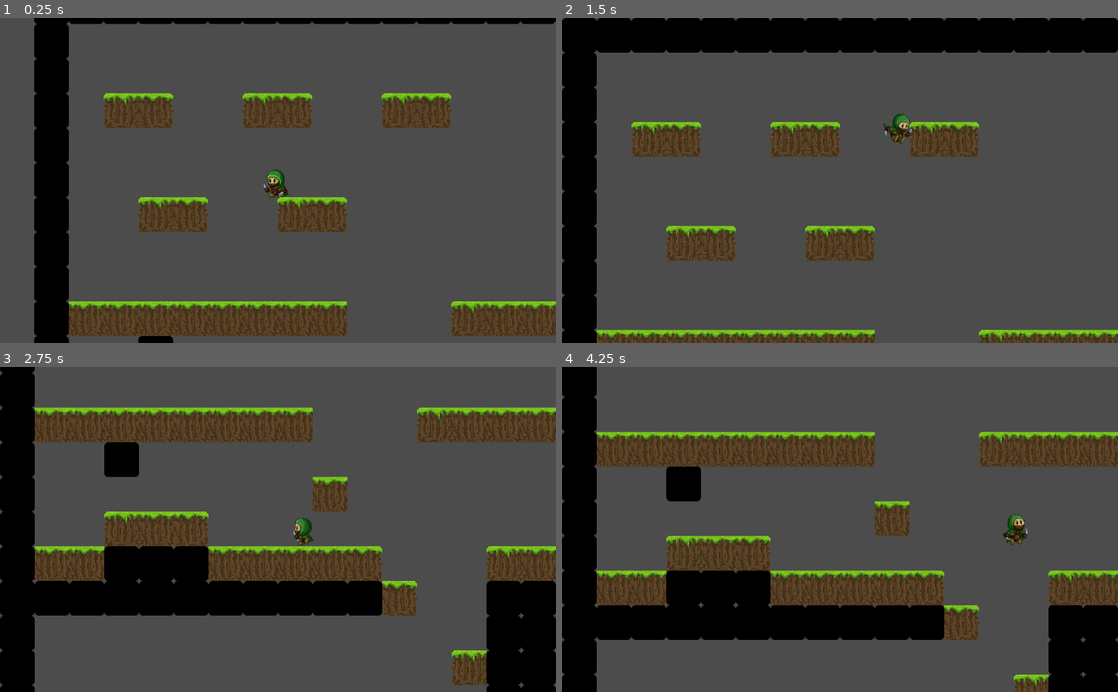
Above: before the commit, frames 1-4 (two rows, left to right).
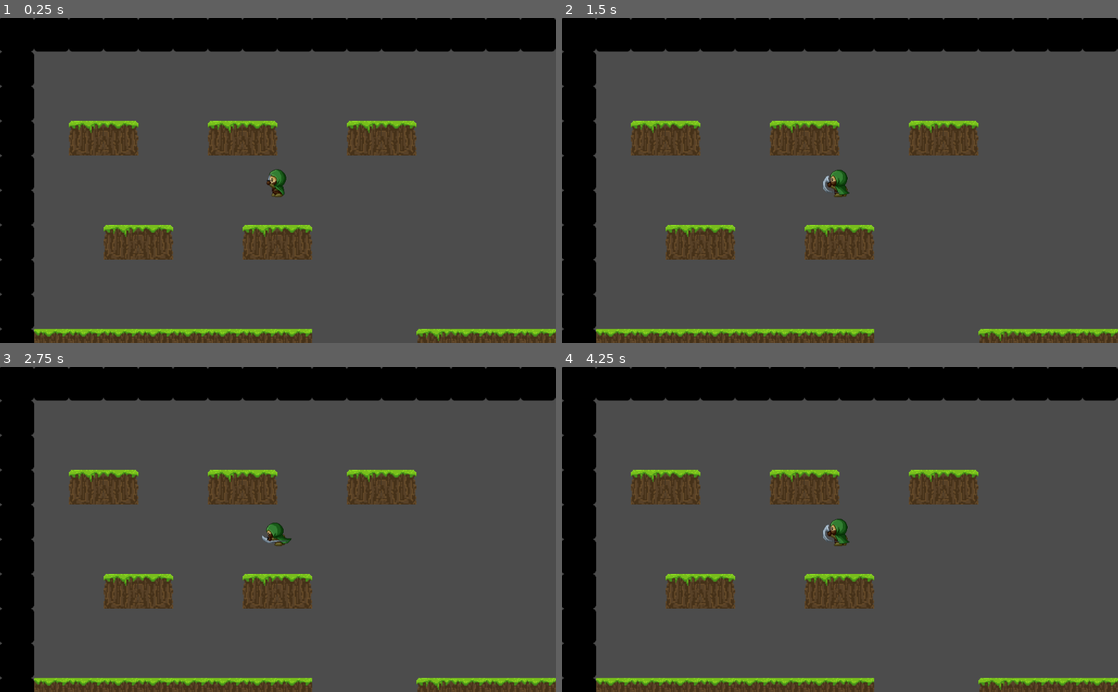
Above: after the commit, the same moments.

Repository: ClaudioKamoda/Eclipse-of-Medina
Game: Godot game, scene res://cenas/main.tscn
Two runs of this game, one before a commit and one after it. Both use one fixed random seed, a clock stepped at 60 frames per second and the inputs below. The engine's default icon, where the game draws it, is replaced by a stand-in: a white triangle on a blue panel in a dark square.
Inputs:
- Up to frame 1 (0.25 s): no input
- Up to frame 2 (1.5 s): hold J (attack) 0.53-1.28 s; hold D (move_right) from 0.53 s (still down); tap W (jump) at 0.77, 0.8, 1.07, 1.35 s
- Up to frame 3 (2.75 s): tap W (jump) at 1.52, 1.82, 2.3 s; tap J (attack) at 1.55 s; release D (move_right) at 2.03 s; hold A (move_left) from 2.03 s (still down); hold J (attack) from 2.03 s (still down)
- Up to frame 4 (4.25 s): release A (move_left) at 2.78 s; release J (attack) at 2.78 s; hold D (move_right) from 2.78 s (still down); tap K (dash) at 2.85 s; tap W (jump) at 3.02, 3.32, 3.77, 3.8, 4.07 s; tap J (attack) at 3.05 s; hold J (attack) from 3.53 s (still down)

The runs differ from the first frame. In frame 1, 40% of the frame differs, in the area x 0-100%, y 0-100%; in frame 2, 3.8%; in frame 3, 48%; in frame 4, 45%.
Error after the commit: Parse Error: Variable "Particles" shadows a native class. (res://scripts/player.gd:13)

Commit message:
Attack collision

Diff:
--- a/cenas/main.tscn
+++ b/cenas/main.tscn
@@ -1,9 +1,10 @@
-[gd_scene load_steps=11 format=2]
+[gd_scene load_steps=14 format=2]
 
 [ext_resource path="res://cenas/player.tscn" type="PackedScene" id=1]
 [ext_resource path="res://icon.png" type="Texture" id=2]
 [ext_resource path="res://imagens/Tileset/Tiles_64x64.png" type="Texture" id=3]
-[ext_resource path="res://cenas/camera_snap.tscn" type="PackedScene" id=4]
+[ext_resource path="res://imagens/Tileset/poste.png" type="Texture" id=4]
+[ext_resource path="res://cenas/camera_snap.tscn" type="PackedScene" id=5]
 
 [sub_resource type="ConvexPolygonShape2D" id=1]
 points = PoolVector2Array( 0, 0, 64, 0, 64, 64, 0, 64 )
@@ -19,6 +20,9 @@
 
 [sub_resource type="ConvexPolygonShape2D" id=5]
 points = PoolVector2Array( 0, 64, 64, 0, 64, 64, 0, 64 )
+
+[sub_resource type="ConvexPolygonShape2D" id=7]
+points = PoolVector2Array( 24.4007, 31.3454, 27.7765, 25.7671, 36.5136, 25.6927, 40.2347, 31.7953, 40.2835, 39.9069, 53.1487, 39.9052, 55.1042, 45.0572, 52.6929, 47.4685, 39.0291, 46.6647, 39.4309, 63.9455, 55.2482, 63.9292, 56.7018, 66.3517, 55.2482, 68.6128, 39.0291, 68.768, 38.9362, 86.0934, 58.6398, 85.9319, 61.0624, 90.1311, 59.123, 92.8806, 39.8328, 93.2825, 39.0291, 103.731, 54.7023, 103.731, 57.1136, 106.946, 55.506, 110.161, 38.6272, 109.76, 39.4309, 125.433, 33.4028, 128, 24.5615, 127.04, 24.9633, 95.2919, 6.73003, 94.7132, 5.14114, 92.0962, 8.88824, 89.6656, 23.7577, 89.6656, 24.5615, 73.1887, 3.72797, 73.135, 4.697, 68.7743, 24.0777, 68.7743, 24.5615, 59.1229, 18.5865, 59.084, 16.3254, 56.1769, 17.7789, 54.0773, 24.6751, 53.9264, 24.6751, 49.4402, 5.88885, 49.1598, 3.08494, 47.6644, 2.80455, 43.4585, 24.9633, 43.4497 )
 
 [sub_resource type="TileSet" id=6]
 0/name = "icon.png 0"
@@ -111,6 +115,26 @@
 5/navigation_offset = Vector2( 0, 0 )
 5/shapes = [  ]
 5/z_index = 0
+6/name = "poste.png 6"
+6/texture = ExtResource( 4 )
+6/tex_offset = Vector2( 0, 0 )
+6/modulate = Color( 1, 1, 1, 1 )
+6/region = Rect2( 0, 0, 64, 128 )
+6/tile_mode = 0
+6/occluder_offset = Vector2( 0, 0 )
+6/navigation_offset = Vector2( 0, 0 )
+6/shapes = [ {
+"autotile_coord": Vector2( 0, 0 ),
+"one_way": false,
+"one_way_margin": 1.0,
+"shape": SubResource( 7 ),
+"shape_transform": Transform2D( 1, 0, 0, 1, 0, 0 )
+} ]
+6/z_index = 0
+
+[sub_resource type="CapsuleShape2D" id=8]
+radius = 22.7271
+height = 54.321
 
 [node name="main" type="Node"]
 
@@ -120,45 +144,53 @@
 [node name="TileMap" type="TileMap" parent="."]
 tile_set = SubResource( 6 )
 format = 1
-tile_data = PoolIntArray( 0, 0, 0, 1, 0, 0, 2, 0, 0, 3, 0, 0 …(2986 unchanged characters)… , 3, 0, 851983, 1, 0, 851984, 2, 0, 851993, 0, 0, 851994, 0, 0, 851995, 0, 0, 851996, 0, 0, 851997, 0, 0, 851998, 0, 0, 851999, 0, 0, 852000, 0, 0, 852043, 0, 0, 852044, 0, 0, 852045, 0, 0, 852049, 0, 0, 852050, 0, 0, 852051, 0, 0, 852054, 0, 0, 917504, 0, 0, 917505, 0, 0, 917506, 0, 0, 917507, 0, 0, 917508, 0, 0, 917509, 0, 0, 917510, 0, 0, 917511, 0, 0, 917512, 0, 0, 917513, 0, 0, 917514, 0, 0, 917515, 2, 0, 917518, 0, 0, 917519, 0, 0, 917520, 0, 0, 917529, 0, 0, 917530, 0, 0, 917531, …(11406 unchanged characters)…
+tile_data = PoolIntArray( 0, 0, 0, 1, 0, 0, 2, 0, 0, 3, 0, 0 …(2986 unchanged characters)… , 3, 0, 851983, 1, 0, 851984, 2, 0, 851988, 6, 0, 851993, 0, 0, 851994, 0, 0, 851995, 0, 0, 851996, 0, 0, 851997, 0, 0, 851998, 0, 0, 851999, 0, 0, 852000, 0, 0, 852043, 0, 0, 852044, 0, 0, 852045, 0, 0, 852049, 0, 0, 852050, 0, 0, 852051, 0, 0, 852054, 0, 0, 917504, 0, 0, 917505, 0, 0, 917506, 0, 0, 917507, 0, 0, 917508, 0, 0, 917509, 0, 0, 917510, 0, 0, 917511, 0, 0, 917512, 0, 0, 917513, 0, 0, 917514, 0, 0, 917515, 2, 0, 917518, 0, 0, 917519, 0, 0, 917520, 0, 0, 917524, 6, 0, 917529, 0, 0, 917530, 0, 0, 917531, …(11406 unchanged characters)…
 
-[node name="camera_snap" parent="." instance=ExtResource( 4 )]
+[node name="camera_snap" parent="." instance=ExtResource( 5 )]
 scale = Vector2( 1, 4.65227 )
 
-[node name="camera_snap4" parent="." instance=ExtResource( 4 )]
+[node name="camera_snap4" parent="." instance=ExtResource( 5 )]
 position = Vector2( 1023.81, 599.69 )
 
-[node name="camera_snap6" parent="." instance=ExtResource( 4 )]
+[node name="camera_snap6" parent="." instance=ExtResource( 5 )]
 position = Vector2( -1440.75, 2082.07 )
 scale = Vector2( 1.40365, 1.20563 )
 
-[node name="camera_snap5" parent="." instance=ExtResource( 4 )]
+[node name="camera_snap5" parent="." instance=ExtResource( 5 )]
 position = Vector2( -1024.14, 1169.43 )
 scale = Vector2( 0.999522, 1.52103 )
 
-[node name="camera_snap2" parent="." instance=ExtResource( 4 )]
+[node name="camera_snap2" parent="." instance=ExtResource( 5 )]
 position = Vector2( 1024, 0 )
 
-[node name="camera_snap3" parent="." instance=ExtResource( 4 )]
+[node name="camera_snap3" parent="." instance=ExtResource( 5 )]
 position = Vector2( 2048, 0 )
 scale = Vector2( 1.1993, 1.02156 )
 
-[node name="camera_snap7" parent="." instance=ExtResource( 4 )]
+[node name="camera_snap7" parent="." instance=ExtResource( 5 )]
 position = Vector2( 3273.31, 2.659 )
 scale = Vector2( 1.1993, 1.02156 )
 
-[node name="camera_snap9" parent="." instance=ExtResource( 4 )]
+[node name="camera_snap9" parent="." instance=ExtResource( 5 )]
 position = Vector2( 3273.31, 617.646 )
 scale = Vector2( 1.1993, 1.1174 )
 
-[node name="camera_snap11" parent="." instance=ExtResource( 4 )]
+[node name="camera_snap11" parent="." instance=ExtResource( 5 )]
 position = Vector2( 3273.31, 1288.54 )
 scale = Vector2( 1.1993, 1.02156 )
 
-[node name="camera_snap10" parent="." instance=ExtResource( 4 )]
+[node name="camera_snap10" parent="." instance=ExtResource( 5 )]
 position = Vector2( 2048, 612.987 )
 scale = Vector2( 1.1993, 2.14226 )
 
-[node name="camera_snap8" parent="." instance=ExtResource( 4 )]
+[node name="camera_snap8" parent="." instance=ExtResource( 5 )]
 position = Vector2( 4498.63, 2.659 )
 scale = Vector2( 1, 2.14534 )
+
+[node name="PosteTreino" type="Area2D" parent="." groups=[
+"hurtbox",
+]]
+
+[node name="CollisionShape2D" type="CollisionShape2D" parent="PosteTreino"]
+position = Vector2( 1310.97, 909.809 )
+shape = SubResource( 8 )
--- a/cenas/player.tscn
+++ b/cenas/player.tscn
@@ -49,10 +49,35 @@
 "speed": 5.0
 } ]
 
-[sub_resource type="RectangleShape2D" id=4]
+[sub_resource type="RectangleShape2D" id=2]
+extents = Vector2( 10, 16.9366 )
+
+[sub_resource type="Gradient" id=8]
+colors = PoolColorArray( 0.745098, 0.745098, 0.745098, 1, 1, 1, 1, 0 )
+
+[sub_resource type="GradientTexture" id=9]
+gradient = SubResource( 8 )
+
+[sub_resource type="ParticlesMaterial" id=7]
+flag_disable_z = true
+spread = 180.0
+gravity = Vector3( 0, 0, 0 )
+initial_velocity = 50.0
+angular_velocity = 10.0
+angular_velocity_random = 1.0
+orbit_velocity = 0.0
+orbit_velocity_random = 0.0
+linear_accel = 19.28
+radial_accel = 43.37
+angle = 360.0
+scale = 2.0
+scale_random = 0.34
+color_ramp = SubResource( 9 )
+
+[sub_resource type="RectangleShape2D" id=3]
 extents = Vector2( 18.4022, 28.4622 )
 
-[sub_resource type="RectangleShape2D" id=3]
+[sub_resource type="RectangleShape2D" id=4]
 extents = Vector2( 24.7294, 31.975 )
 
 [node name="player" type="KinematicBody2D"]
@@ -65,17 +90,40 @@
 [node name="AnimatedSprite" type="AnimatedSprite" parent="."]
 frames = SubResource( 1 )
 animation = "Atacar"
-frame = 3
+frame = 4
 playing = true
 offset = Vector2( -22, -14 )
 flip_h = true
+
+[node name="SwordHit" type="Area2D" parent="AnimatedSprite"]
+
+[node name="SwordHit" type="CollisionShape2D" parent="AnimatedSprite/SwordHit"]
+position = Vector2( -27.15, 5.098 )
+shape = SubResource( 2 )
+disabled = true
+
+[node name="Particles2D" type="Particles2D" parent="AnimatedSprite/SwordHit"]
+position = Vector2( -30.8328, 4.28205 )
+emitting = false
+lifetime = 0.4
+one_shot = true
+speed_scale = 0.7
+process_material = SubResource( 7 )
+
+[node name="Particles2D2" type="Particles2D" parent="AnimatedSprite/SwordHit"]
+position = Vector2( -30.8328, 4.28205 )
+emitting = false
+lifetime = 0.4
+one_shot = true
+speed_scale = 0.7
+process_material = SubResource( 7 )
 
 [node name="StateMachine" type="Node2D" parent="."]
 script = ExtResource( 25 )
 
 [node name="CollisionShape2D" type="CollisionShape2D" parent="."]
 position = Vector2( -2.56601, 4.18497 )
-shape = SubResource( 4 )
+shape = SubResource( 3 )
 
 [node name="timer_dash" type="Timer" parent="."]
 wait_time = 0.15
@@ -98,10 +146,11 @@
 [node name="CollisionShape2D" type="CollisionShape2D" parent="CameraHandler"]
 visible = false
 position = Vector2( -1.16635, 0 )
-shape = SubResource( 3 )
+shape = SubResource( 4 )
 
 [node name="CameraTween" type="Tween" parent="CameraHandler"]
 [connection signal="animation_finished" from="AnimatedSprite" to="." method="_on_AnimatedSprite_animation_finished"]
+[connection signal="area_entered" from="AnimatedSprite/SwordHit" to="." method="_on_SwordHit_area_entered"]
 [connection signal="timeout" from="timer_dash" to="." method="_on_Timer_timeout"]
 [connection signal="timeout" from="timer_wait" to="." method="_on_timer_wait_timeout"]
 [connection signal="timeout" from="timer_attack" to="." method="_on_timer_attack_timeout"]
--- a/scripts/PlayerFSM.gd
+++ b/scripts/PlayerFSM.gd
@@ -36,6 +36,7 @@
 	if [states.parado, states.run, states.jump, states.double_jump, states.attack].has(state):  #primeiro ataque
 		if event.is_action_pressed("attack"):
 			parent.attack = true
+			parent.SwordHit.set_disabled(false)
 
 	if [states.attack].has(state):    #verifica a continuação do ataque
 		if event.is_action_pressed("attack") && parent.timer_attack.time_left > 0:  # se apertou pra atacar e o tempo do primeiro ataque nao passou, dá o segundo ataque
@@ -84,8 +85,10 @@
 
 		states.attack:
 			if parent.attack == false:  #se não estiver atacando muda para parado
+				parent.SwordHit.set_disabled(true)
 				return states.parado
 			if(!parent.attacking):  # se não estiver no segundo ataque
+				parent.SwordHit.set_disabled(true)
 				if parent.anim.frame > 2:  #verifica em qual frame está, mais do que 2 pausa o ataque
 					parent.anim.playing = false  #pausa a animação
 
--- a/scripts/player.gd
+++ b/scripts/player.gd
@@ -9,6 +9,9 @@
 onready var timer_dash = get_node(timerPath)
 onready var timer_wait = get_node(timerWaitPath)
 onready var timer_attack = get_node(timerAttackPath)
+onready var SwordHit = get_node("AnimatedSprite/SwordHit/SwordHit")
+onready var Particles = get_node("AnimatedSprite/SwordHit/Particles2D")
+onready var Particles2 = get_node("AnimatedSprite/SwordHit/Particles2D2")
 
 
 # Variáveis setadas externamente (são bem importantes)
@@ -46,15 +49,21 @@
 	if camTween.is_active():
 		return
 
-	              #Em qualquer estado, faz o flip do sprite
+	              #Em qualquer estado, faz o flip do sprite, collision do ataque e partículas
 	if(movedir > 0):
 		if(anim.flip_h == true):
 			anim.offset.x = 15
 			anim.flip_h = false
+			SwordHit.position.x = 22
+			Particles.position.x = 25.65
+			Particles2.position.x = 25.65
 	elif(movedir < 0):
 		if(anim.flip_h == false):
 			anim.offset.x = -22
 			anim.flip_h = true
+			SwordHit.position.x = -27.15
+			Particles.position.x = -30.8
+			Particles2.position.x = -30.8
 
 
 	#Movimento do player
@@ -109,3 +118,13 @@
 		position.x -= 64
 	else:
 		position.x += 64
+
+
+func _on_SwordHit_area_entered(area):
+	if area.is_in_group("hurtbox"):
+		if(Particles.is_emitting()):
+			print("Damage2")
+			Particles2.set_emitting(true)
+		else:
+			print("Damage")
+			Particles.set_emitting(true)
Not shown: 1 places in cenas/player.tscn that only renumber resources
Binary file added: imagens/Tileset/poste.png
Not shown, added: imagens/Tileset/poste.png.import
